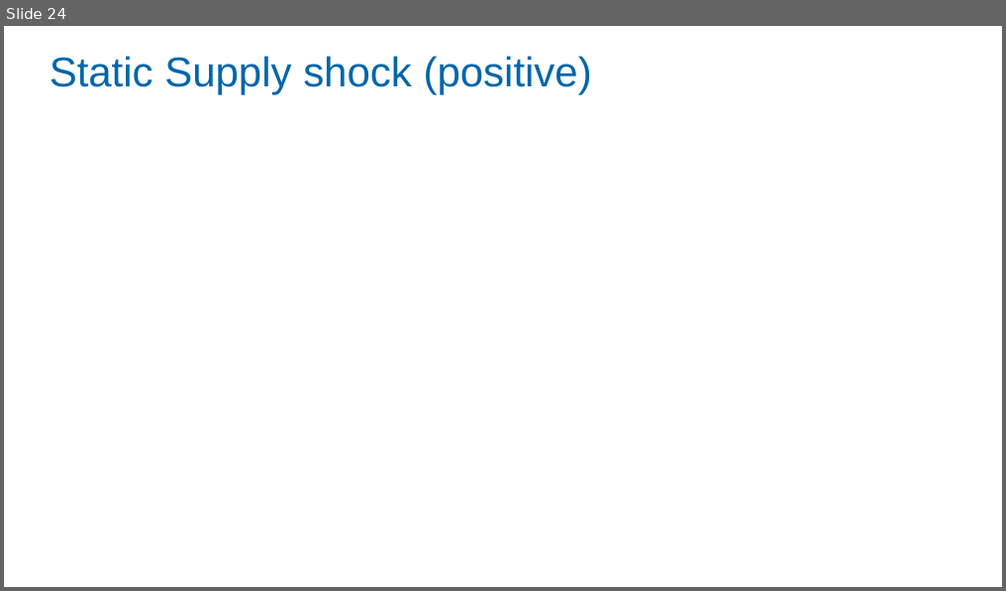
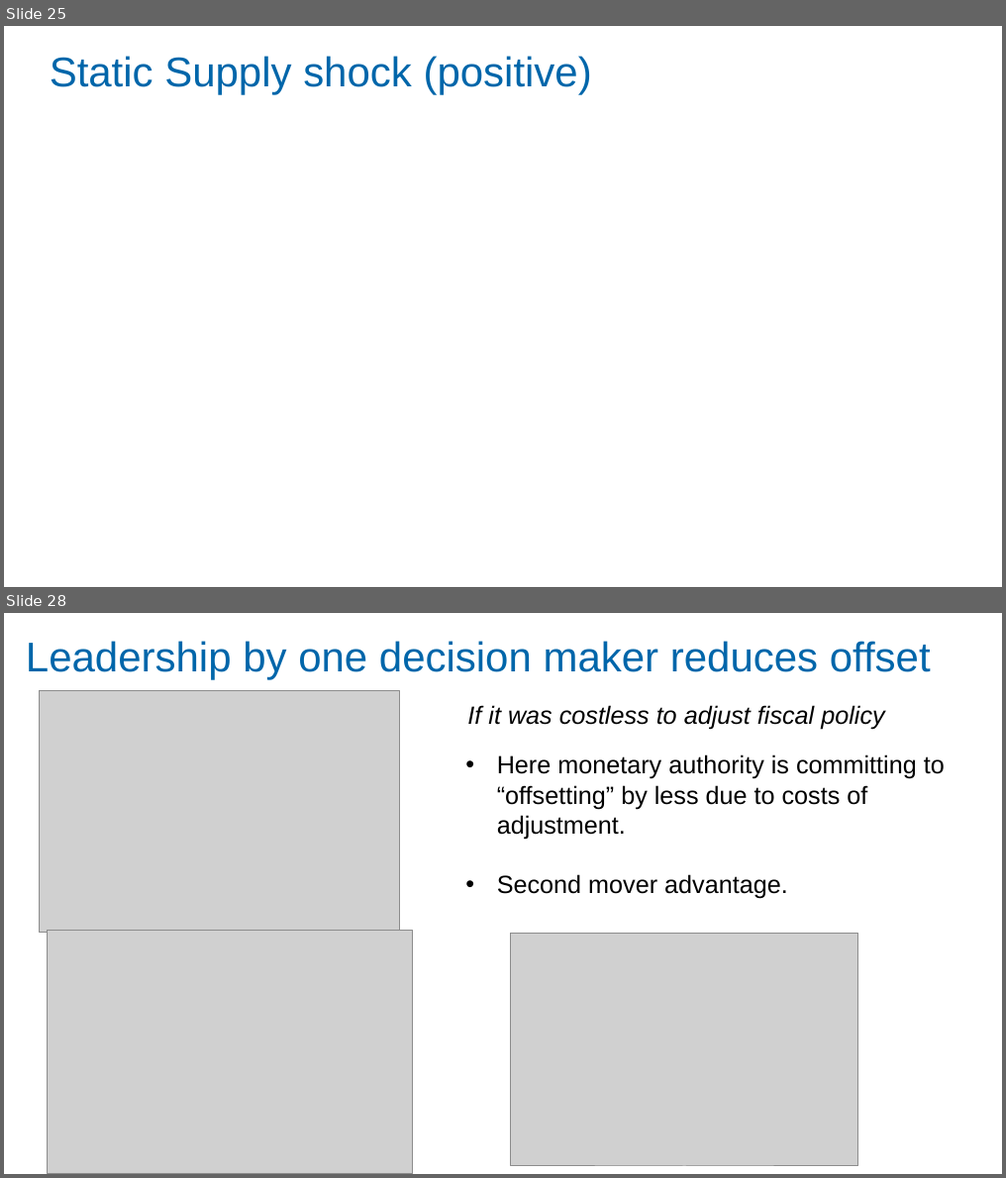
Before and after one commit to Zjub/TVHENZ, a slide deck: MF coordination/SI_game/RBA Coffee Monetary and Fiscal Policy Coordination.pptx. Shown one above the other, each under a label of ours: slide 24 before the commit, slides 25 and 28 after it; the slides between them are not shown. The pictures are 1006x591 and 1006x1178 pixels, drawn with LibreOffice and Linux fonts; fonts in the diff are those of the drawing; grey boxes stand for pictures. Boxes give left, top, right and bottom in pixels: in the first picture for what was removed or moved away, otherwise in the second. Text is boxed around its words. In the diff, an @@ line names an element or a change of style, - is before the commit and + after.

```diff
--- a/MF coordination/SI_game/RBA Coffee Monetary and Fiscal Policy Coordination.pptx
+++ b/MF coordination/SI_game/RBA Coffee Monetary and Fiscal Policy Coordination.pptx
@@ slide 28 added at <box>4,613,1002,1174</box>, background #FFFFFF @@
@@ title added at <box>26,641,931,680</box>, 30 pt, text #0066AA @@
+Leadership by one decision maker reduces offset
@@ picture added at <box>39,691,399,933</box> @@
@@ text added at <box>467,705,884,730</box>, 18 pt, text #000000, italic @@
+If it was costless to adjust fiscal policy
@@ text added at <box>497,755,944,899</box>, 18 pt, text #000000 @@
+• Here monetary authority is committing to “offsetting” by less due to costs of adjustment.
+• Second mover advantage.
@@ picture added at <box>47,931,412,1173</box> @@
@@ picture added at <box>511,934,858,1166</box> @@
@@ what was slide 24 is now slide 25 @@
```
Also in this commit, not shown: 15 slides changed, 3 other slides added, 1 slide removed, 7 other files.
